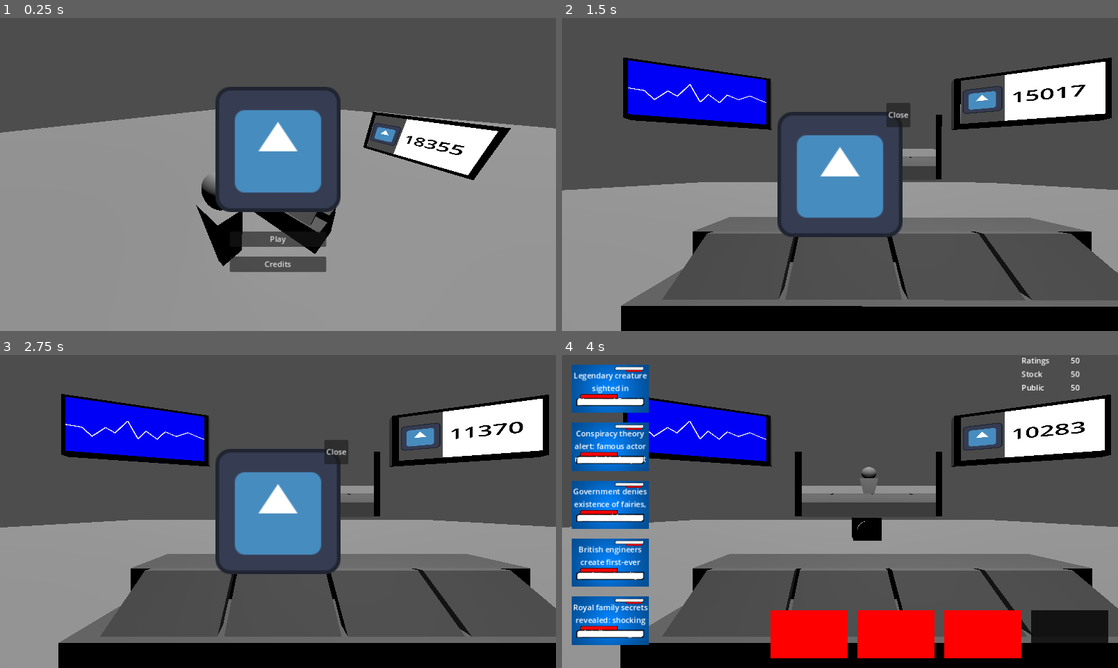
Above: before the commit, frames 1-4 (two rows, left to right).
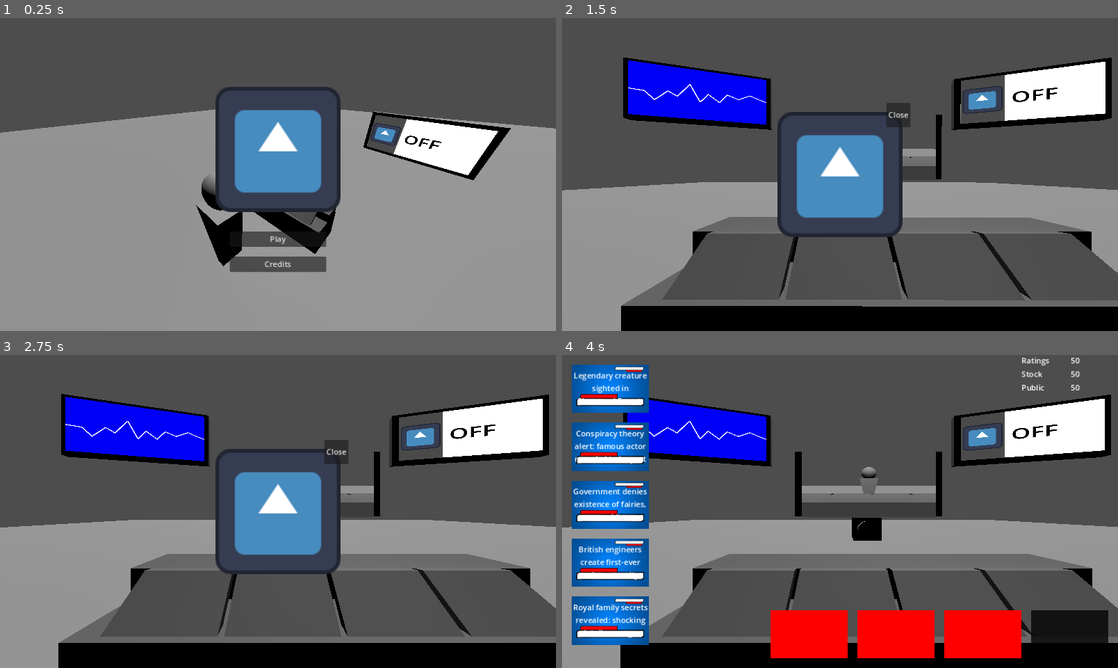
Above: after the commit, the same moments.

Repository: ZeAntwan/LD53
Game: Godot game, scene res://scenes/game.tscn
Two runs of this game, one before a commit and one after it. Both use one fixed random seed, a clock stepped at 60 frames per second and the inputs below. The engine's default icon, where the game draws it, is replaced by a stand-in: a white triangle on a blue panel in a dark square.
Inputs (mouse positions are in pixels of both pictures, inside the frame that each line leads up to):
- Up to frame 1 (0.25 s): no input
- Up to frame 2 (1.5 s): click "Play" at 0.5 s; move the mouse to (962, 158) at 1.27 s; click (962, 158) at 1.35 s
- Up to frame 3 (2.75 s): tap Space (ui_select) at 1.52, 2.27 s; move the mouse to (166, 527) at 2.02 s; click (166, 527) at 2.1 s
- Up to frame 4 (4 s): tap Enter at 2.75 s; move the mouse to (895, 442) at 2.77 s; click (895, 442) at 2.85 s; tap Space (ui_select) at 3.5, 3.77 s; move the mouse to (612, 389) at 3.52 s; click (612, 389) at 3.6 s

The runs differ from the first frame. In frame 1, 0.2% of the frame differs, in the area x 72-84%, y 37-44%; in frame 2, 0.2%; in frame 3, 0.2%; in frame 4, 0.2%, in the area x 81-94%, y 21-27%.

Commit message:
Fixing bad game state setup

Diff:
--- a/scenes/display_ratings.tscn
+++ b/scenes/display_ratings.tscn
@@ -66,7 +66,7 @@
 size_flags_horizontal = 3
 theme_override_colors/font_color = Color(0, 0, 0, 1)
 theme_override_font_sizes/font_size = 200
-text = "1000"
+text = "OFF"
 clip_text = true
 
 [node name="Timer" type="Timer" parent="Control"]
--- a/scripts/feedback/display_ratings.gd
+++ b/scripts/feedback/display_ratings.gd
@@ -9,7 +9,7 @@
 
 # Called when the node enters the scene tree for the first time.
 func _ready():
-	update_viewcount()
+	#update_viewcount()
 	pass # Replace with function body.
 
 
@@ -23,7 +23,7 @@
 	countText.text = str(baseViewcount)
 	pass
 
-
 func _on_timer_timeout():
-	update_viewcount()
+	if Manager.state == Manager.GameState.PLAY:
+		update_viewcount()
 	pass # Replace with function body.
--- a/scripts/game.gd
+++ b/scripts/game.gd
@@ -35,5 +35,6 @@
 		pass
 
 func ready_game():
+		Manager.state = Manager.GameState.READY
 		gameUI.visible = true
 		Manager.reset_score()
